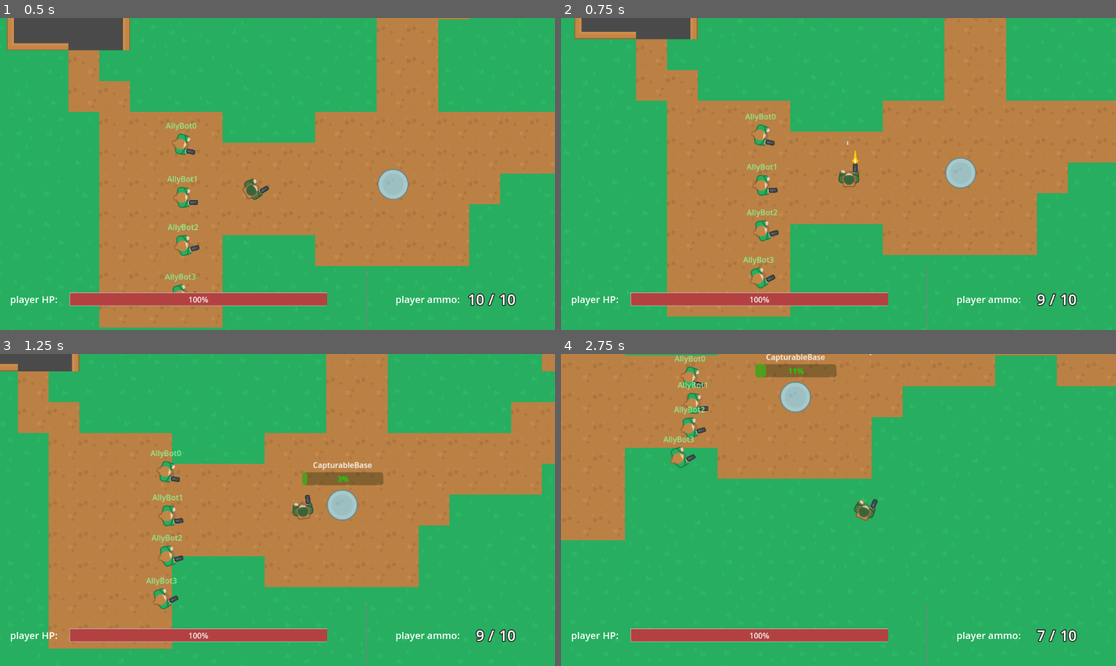
Above: before the commit, frames 1-4 (two rows, left to right).
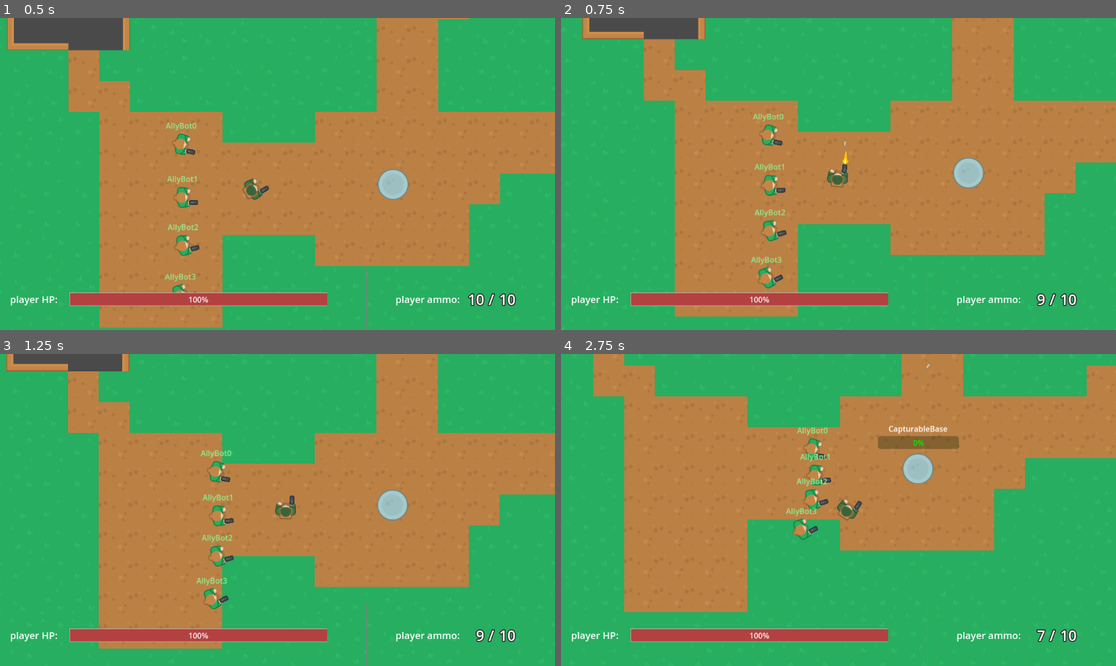
Above: after the commit, the same moments.

Repository: ZeromaXHe/MyGitRepository
Game: Godot game, scene res://scenes/main.tscn
The game is run twice, just before and just after one commit, with the same random seed, the same clock (stepped at 60 frames per second) and the same inputs.
Inputs (mouse positions are in pixels of both pictures, inside the frame that each line leads up to):
- Up to frame 1 (0.5 s): no input
- Up to frame 2 (0.75 s): move the mouse to (849, 52) at 0.52 s; hold D (right) from 0.53 s (still down); click (849, 52) at 0.6 s
- Up to frame 3 (1.25 s): keep holding D (right)
- Up to frame 4 (2.75 s): move the mouse to (727, 525) at 1.27 s; release D (right) at 1.28 s; hold S (down) 1.28-2.03 s; click (727, 525) at 1.35 s; move the mouse to (894, 441) at 2.02 s; hold D (right) from 2.03 s (still down); click (894, 441) at 2.1 s

Frame 1 is identical in both runs. In frame 2, 5.8% of the frame differs, in the area x 2-93%, y 0-96%; in frame 3, 27%; in frame 4, 47%, in the area x 0-100%, y 0-83%.

Commit message:
refactor(GodotDemo): GodotProjects 俯视角射击游戏 - Player 代码和 Actor 代码逻辑合并，Player 控制逻辑放在 AI 中

Diff:
--- a/GodotDemo/GodotProjects/scenes/player.tscn
+++ b/GodotDemo/GodotProjects/scenes/player.tscn
@@ -1,7 +1,8 @@
-[gd_scene load_steps=7 format=3 uid="uid://boqbliqf408al"]
+[gd_scene load_steps=8 format=3 uid="uid://boqbliqf408al"]
 
-[ext_resource type="Script" path="res://scripts/player.gd" id="1_mu2a5"]
+[ext_resource type="Script" path="res://scripts/actor.gd" id="1_0xj3r"]
 [ext_resource type="Texture2D" uid="uid://c7wc44lmsxl26" path="res://assets/top_down_shooter/PNG/Soldier 1/soldier1_hold.png" id="2_tgrye"]
+[ext_resource type="PackedScene" uid="uid://dd70ves4up5d8" path="res://scenes/ai.tscn" id="3_b233p"]
 [ext_resource type="PackedScene" uid="uid://x8xciy0vnhyb" path="res://scenes/weapon.tscn" id="4_2qbsl"]
 [ext_resource type="PackedScene" uid="uid://cohfrt8h7aasg" path="res://scenes/health.tscn" id="5_d07sl"]
 [ext_resource type="PackedScene" uid="uid://iesf8n20ul1b" path="res://scenes/team.tscn" id="5_ywvu5"]
@@ -11,13 +12,16 @@
 height = 42.0
 
 [node name="Player" type="CharacterBody2D" groups=["player"]]
-script = ExtResource("1_mu2a5")
+script = ExtResource("1_0xj3r")
+player_control = true
 
 [node name="BodyImg" type="Sprite2D" parent="."]
 texture = ExtResource("2_tgrye")
 
 [node name="CollisionShape2D" type="CollisionShape2D" parent="."]
 shape = SubResource("CapsuleShape2D_mndd7")
+
+[node name="AI" parent="." instance=ExtResource("3_b233p")]
 
 [node name="Health" parent="." instance=ExtResource("5_d07sl")]
 
--- a/GodotDemo/GodotProjects/scripts/actor.gd
+++ b/GodotDemo/GodotProjects/scripts/actor.gd
@@ -2,24 +2,33 @@
 class_name Actor
 
 
-signal died(actor: Actor, killer)
+signal died(actor: Actor, killer_name: String)
 
 
 @export var speed: int = 100
+@export var player_control: bool = false
 
 @onready var health: Health = $Health
 @onready var ai: AI = $AI
 @onready var weapon: Weapon = $Weapon
 @onready var team: Team = $Team
 @onready var name_label_transform: RemoteTransform2D = $NameLabelTransform
+@onready var camera_transform: RemoteTransform2D = $CameraTransform
 
 var spawn_idx: int = -1
 var name_label_node2d: Node2D = null
 
 
 func _ready():
+	if player_control:
+		# FIXME: 这里命名生成有问题，估计有时执行的时候之前的引用还没释放，导致重名
+		name = "Player"
 	ai.initialize(self, weapon, team.side)
 	weapon.initialize(team.side, self)
+
+
+func set_camera_transform(camera_path: NodePath):
+	camera_transform.remote_path = camera_path
 
 
 func set_name_label_node2d(name_label_node2d: Node2D):
@@ -60,7 +69,7 @@
 
 func handle_hit(bullet: Bullet):
 	health.hp -= bullet.damage
-	print("actor ", name, " hit! ", health.hp)
+	print(name, " hit! ", health.hp)
 	if health.hp <= 0:
 		die(bullet)
 
@@ -73,9 +82,3 @@
 	if (name_label_node2d != null):
 		name_label_node2d.queue_free()
 	queue_free()
-#	# 为了解决实体仍然在基地范围导致的 bug
-#	global_position = Vector2(-100, -100)
-#	# 隐藏 Actor 以及关闭物理，而不是 queue_free()
-#	visible = false
-#	ai.disable_detection_zone()
-#	disable_mode = CollisionObject2D.DISABLE_MODE_REMOVE
--- a/GodotDemo/GodotProjects/scripts/ai.gd
+++ b/GodotDemo/GodotProjects/scripts/ai.gd
@@ -33,7 +33,33 @@
 func _ready():
 	set_state(State.PATROL)
 
+
 func _physics_process(_delta):
+	if actor.player_control:
+		player_control_physics_process()
+	else:
+		ai_control_physics_process()
+
+
+func player_control_physics_process():
+	get_input()
+	actor.move_and_slide()
+
+
+func get_input():
+	actor.look_at(get_global_mouse_position())
+	actor.velocity = Input.get_vector("left", "right", "up", "down") * actor.speed
+
+
+func _unhandled_input(event: InputEvent) -> void:
+	if actor.player_control:
+		if event.is_action_released("shoot"):
+			weapon.shoot()
+		elif event.is_action_released("reload"):
+			weapon.reload()
+
+
+func ai_control_physics_process():
 	match state:
 		State.PATROL:
 			if not patrol_location_reached:
@@ -68,20 +94,13 @@
 			print("Error: a unexpected state")
 
 
-func disable_detection_zone():
-	detection_zone.disable_mode = CollisionObject2D.DISABLE_MODE_REMOVE
-
-
-func activate_detection_zone():
-	detection_zone.disable_mode = CollisionObject2D.DISABLE_MODE_KEEP_ACTIVE
-
-
 func initialize(actor: CharacterBody2D, weapon: Weapon, team_side: Team.Side):
 	self.actor = actor
 	self.weapon = weapon
 	self.team_side = team_side
 
-	weapon.weapon_out_of_ammo.connect(handle_reload)
+	if not actor.player_control:
+		weapon.weapon_out_of_ammo.connect(handle_reload)
 
 
 func advance_to(target_base: CapturableBase):
@@ -106,10 +125,13 @@
 
 
 func handle_reload():
-	weapon.start_reload()
+	if not actor.player_control:
+		weapon.start_reload()
 
 
 func _on_detection_zone_body_entered(body: Node):
+	if actor.player_control:
+		return
 	print("detected body entered!")
 	if body.has_method("get_team") and body.get_team() != team_side:
 		set_state(State.ENGAGE)
@@ -117,6 +139,8 @@
 
 
 func _on_detection_zone_body_exited(body):
+	if actor.player_control:
+		return
 	if target and body == target:
 		set_state(State.ADVANCE)
 		target = null
--- a/GodotDemo/GodotProjects/scripts/gui.gd
+++ b/GodotDemo/GodotProjects/scripts/gui.gd
@@ -8,7 +8,7 @@
 @onready var max_ammo: Label = $Rows/BottomRow/MaxAmmo
 
 
-var player: Player = null
+var player: Actor = null
 
 func _ready() -> void:
 	# 清空 KillInfo 的内容
@@ -17,7 +17,7 @@
 	hp_bar.value = 100
 
 
-func set_player(player: Player):
+func set_player(player: Actor):
 	self.player = player
 
 	set_new_health_value(player.health.hp)
--- a/GodotDemo/GodotProjects/scripts/main.gd
+++ b/GodotDemo/GodotProjects/scripts/main.gd
@@ -29,7 +29,8 @@
 
 
 func spawn_player():
-	var player_instance: Player = player.instantiate()
+	var player_instance: Actor = player.instantiate()
+	player_instance.player_control = true
 	player_instance.global_position = player_respawn_point.global_position
 	add_child(player_instance)
 	player_instance.set_camera_transform(camera.get_path())
--- a/GodotDemo/GodotProjects/scripts/map_ai.gd
+++ b/GodotDemo/GodotProjects/scripts/map_ai.gd
@@ -106,14 +106,3 @@
 	initialize_spawn_unit(respawn.global_position, next_spawn_idx)
 	if not spawn_idx_queue.is_empty():
 		respawn_timer.start()
-
-
-#func spawn_unit(spawn_location: Vector2, spawn_idx: int):
-#	var unit: Actor = unit_list[spawn_idx]
-#	unit.global_position = spawn_location
-#	unit.visible = true
-#	unit.disable_mode = CollisionObject2D.DISABLE_MODE_KEEP_ACTIVE
-#	unit.ai.activate_detection_zone()
-#	unit.set_ai_advance_to(target_base)
-#
-#	unit_spawned.emit(unit)
--- a/GodotDemo/GodotProjects/scripts/player.gd
+++ /dev/null
@@ -1,67 +0,0 @@
-class_name Player
-extends CharacterBody2D
-
-
-signal died(killer)
-
-
-@export var speed: int = 300
-
-@onready var health: Health = $Health
-@onready var weapon: Weapon = $Weapon
-@onready var team: Team = $Team
-@onready var camera_transform: RemoteTransform2D = $CameraTransform
-
-
-func _ready():
-	# FIXME: 这里命名生成有问题，估计有时执行的时候之前的引用还没释放，导致重名
-	name = "Player"
-	weapon.initialize(team.side, self)
-
-
-func _physics_process(delta):
-	get_input()
-	move_and_slide()
-
-
-func get_input():
-	look_at(get_global_mouse_position())
-	velocity = Input.get_vector("left", "right", "up", "down") * speed
-#	velocity = (Vector2.UP * Input.get_axis("down", "up")
-#			 + Vector2.RIGHT * Input.get_axis("left", "right")) \
-#			.normalized() * speed
-
-
-func _unhandled_input(event: InputEvent) -> void:
-	if event.is_action_released("shoot"):
-		weapon.shoot()
-	elif event.is_action_released("reload"):
-		reload()
-
-
-func set_camera_transform(camera_path: NodePath):
-	camera_transform.remote_path = camera_path
-
-
-func reload():
-	weapon.start_reload()
-
-
-func get_team() -> Team.Side:
-	return team.side
-
-
-func handle_hit(bullet: Bullet):
-	health.hp -= bullet.damage
-	print("player hit! ", health.hp)
-	if health.hp <= 0:
-		die(bullet)
-
-
-func die(bullet: Bullet):
-	print("player died!!!")
-	var killer_name = bullet.shooter_name
-	died.emit(killer_name)
-	GlobalSignals.killed_info.emit(self.team.side, self.name, \
-			bullet.team_side, killer_name)
-	queue_free()
